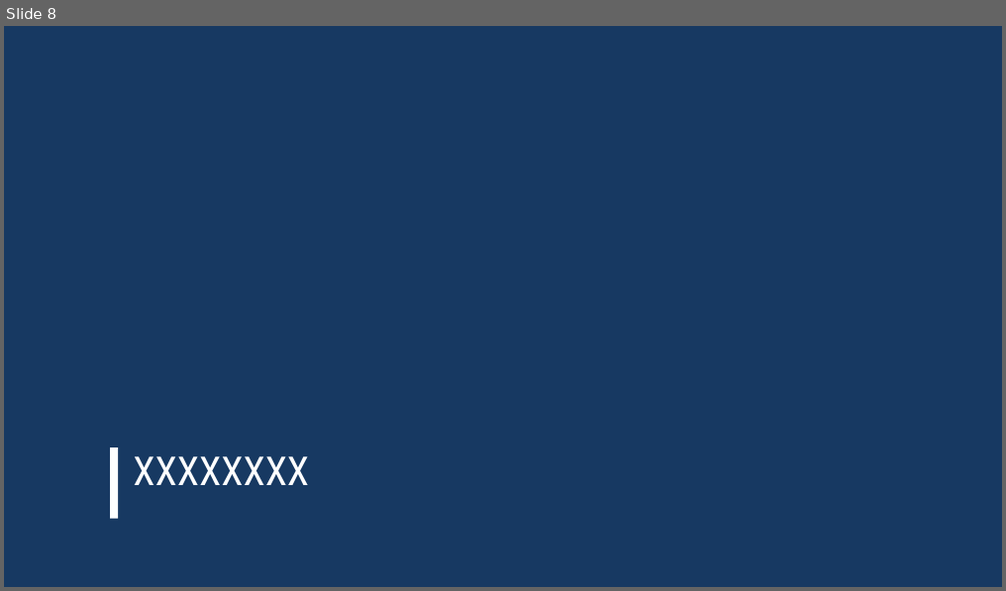
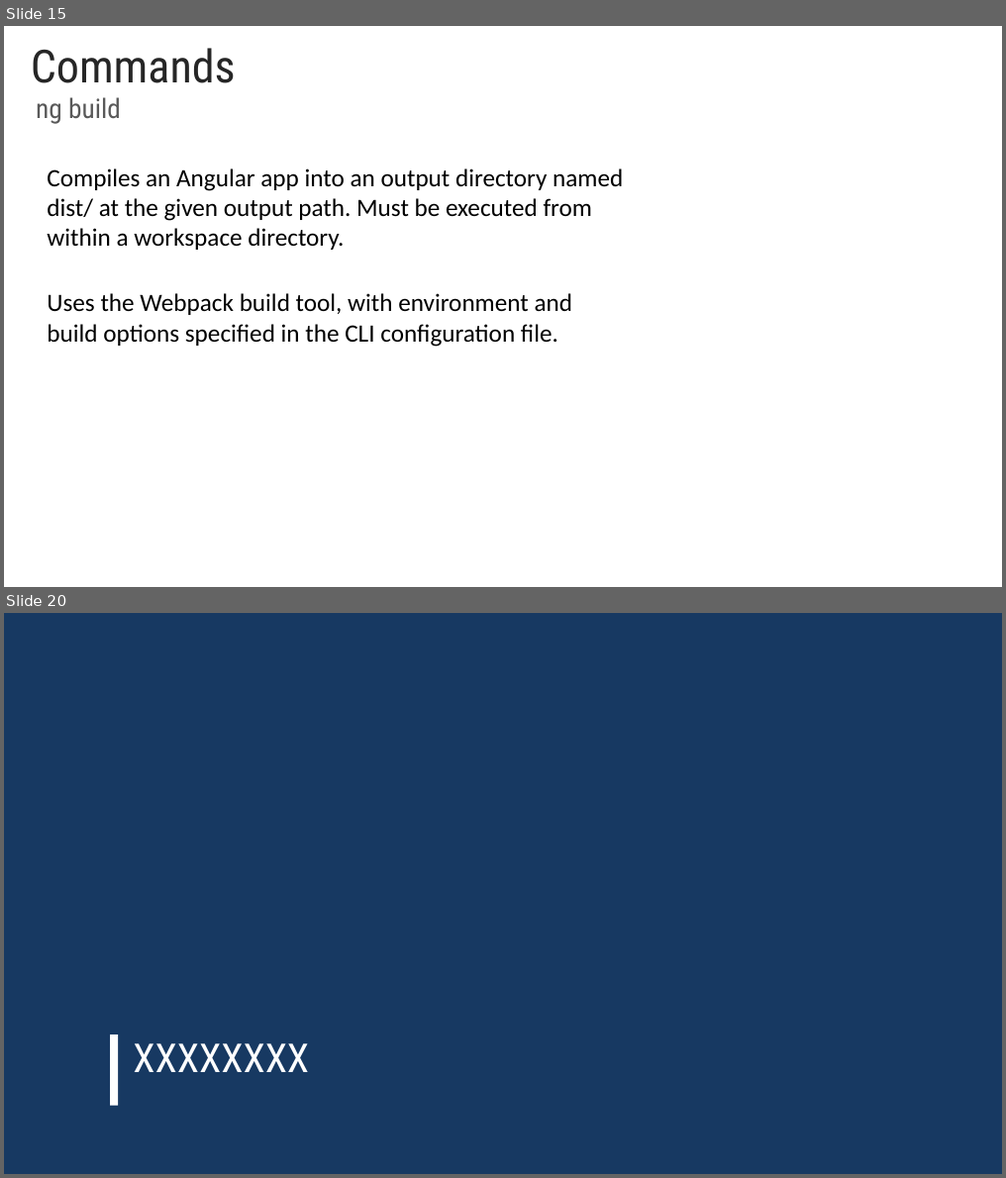
Before and after one commit to rached193/AngularWorkshop-20181116, a slide deck: 02_angular_cli/02_angular_cli.pptx. Shown one above the other, each under a label of ours: slide 8 before the commit, slides 15 and 20 after it; the slides between them are not shown. The pictures are 1006x591 and 1006x1178 pixels, drawn with LibreOffice and Linux fonts; fonts in the diff are those of the drawing; background and template pictures are left out. Boxes give left, top, right and bottom in pixels: in the first picture for what was removed or moved away, otherwise in the second. Text is boxed around its words. In the diff, an @@ line names an element or a change of style, - is before the commit and + after.

```diff
--- a/02_angular_cli/02_angular_cli.pptx
+++ b/02_angular_cli/02_angular_cli.pptx
@@ slide 15 added at [4, 26, 1002, 587], background #FFFFFF @@
@@ title added at [31, 48, 236, 83], 44 pt, text #262626 @@
+Commands
@@ text added at [36, 97, 121, 124], 26 pt, text #595959 @@
+ng build
@@ text added at [47, 169, 623, 250], 24 pt, text #000000 @@
+Compiles an Angular app into an output directory named dist/ at the given output path. Must be executed from within a workspace directory.
@@ text added at [47, 293, 573, 347], 24 pt, text #000000 @@
+Uses the Webpack build tool, with environment and build options specified in the CLI configuration file.
@@ what was slide 8 is now slide 20 @@
```
Also in this commit, not shown: 6 slides changed, 11 other slides added, 57 other files.
